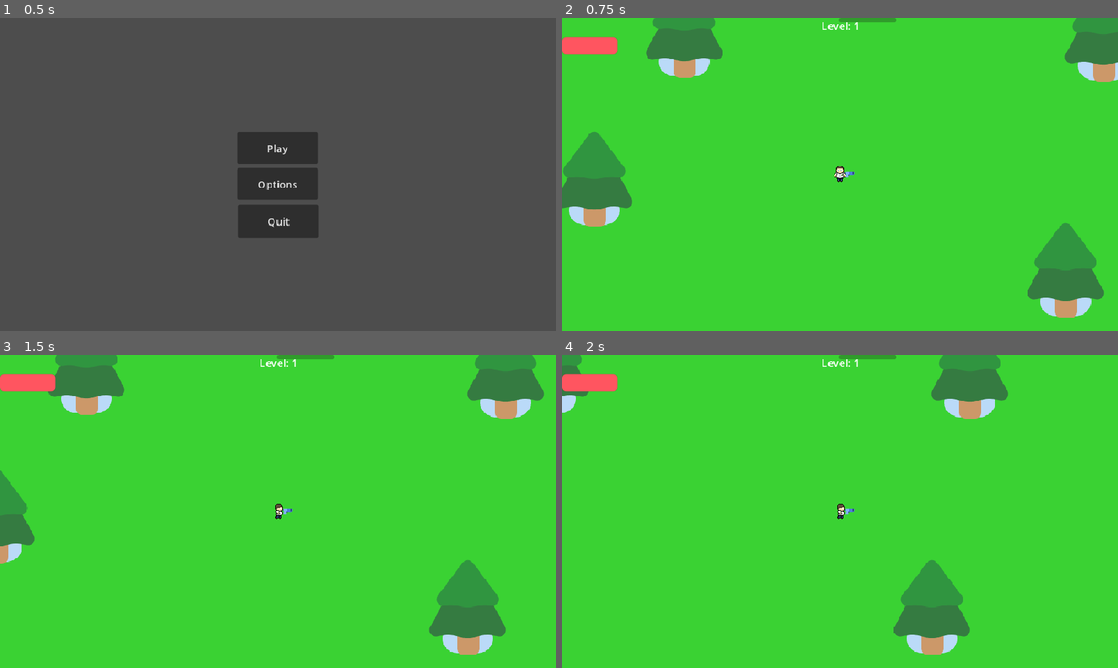
Above: before the commit, frames 1-4 (two rows, left to right).
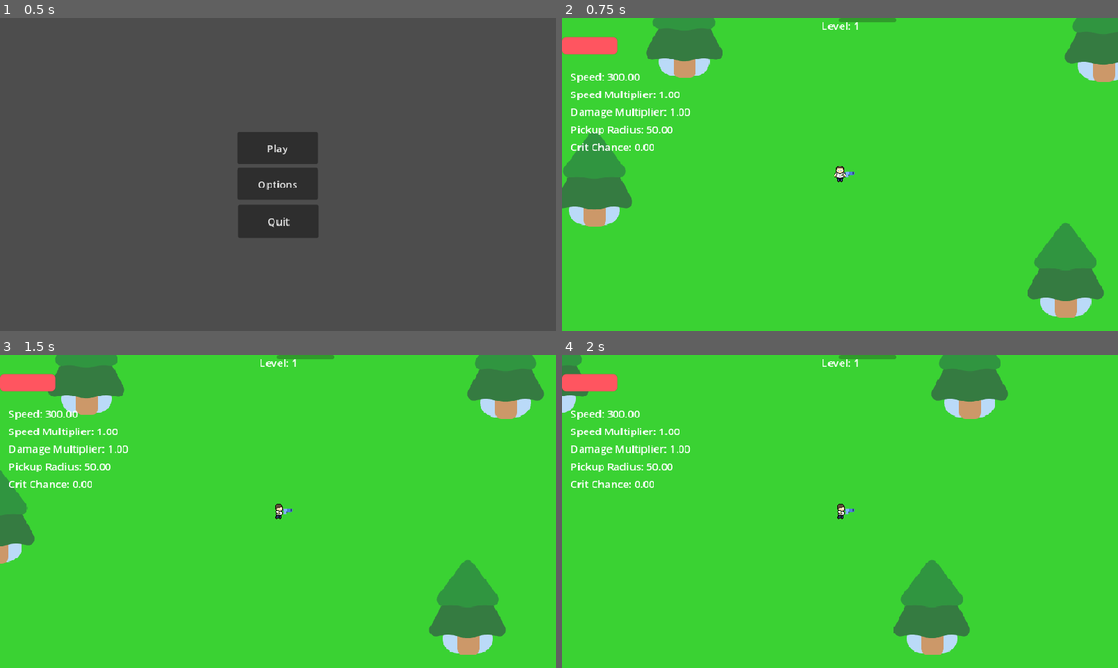
Above: after the commit, the same moments.

Repository: benz76428/labman-game-main
Game: Godot game, scene res://Main Menu/main_menu.tscn
The game is run twice, just before and just after one commit, with the same random seed, the same clock (stepped at 60 frames per second) and the same inputs. The engine's default icon, where the game draws it, is replaced by a stand-in: a white triangle on a blue panel in a dark square.
Inputs:
- Up to frame 1 (0.5 s): no input
- Up to frame 2 (0.75 s): click "Play" at 0.5 s
- Up to frame 3 (1.5 s): tap Enter at 1.25 s; hold D (walk_right) from 1.28 s (still down)
- Up to frame 4 (2 s): keep holding D (walk_right)

Frame 1 is identical in both runs. In frame 2, 1.0% of the frame differs, in the area x 1-24%, y 17-43%; in frame 3, 1.0%; in frame 4, 1.0%.

Commit message:
working with stat board

Diff:
--- a/Scenes/Mutation Picker/mutation_picker.gd
+++ b/Scenes/Mutation Picker/mutation_picker.gd
@@ -7,21 +7,27 @@
 # mutation picker inspector
 @export var possible_mutations: Array[Mutation]
 
+# --- NEW: We must tell the script to run when it spawns! ---
+func _ready():
+	# Make sure this UI can run while the game is paused!
+	process_mode = Node.PROCESS_MODE_ALWAYS
+	generate_choices()
+
 func generate_choices() -> void:
-
 	if not is_inside_tree(): await ready
-
 
 	for child in container.get_children():
 		child.queue_free()
-
 
 	if possible_mutations.is_empty():
 		print("ERROR: No mutations assigned in the inspector!")
 		return
 
+	var available = possible_mutations.duplicate()
 
-	var available = possible_mutations.duplicate()
+	# Optional: Filter out mutations that are already at max level
+	available = available.filter(func(mut): return mut.current_level < mut.max_level)
+
 	available.shuffle()
 
 	var num_choices = min(3, available.size())
@@ -30,8 +36,8 @@
 		var mutation_data = available[i]
 		var btn = Button.new()
 
-		# Set the text and size
-		btn.text = mutation_data.mutation_name + "\n\n" + mutation_data.description
+		# Set the text and size (Using the correct variable name!)
+		btn.text = mutation_data.mutation_name + "\n\n" + mutation_data.mutation_description
 		btn.custom_minimum_size = Vector2(200, 300)
 
 		# Connect the button click to our function, passing the specific mutation
@@ -44,9 +50,9 @@
 	# Find the player in the scene
 	var player = get_tree().get_first_node_in_group("player")
 	if player:
-		# Give the player the new DNA
-		player.inject_dna(mutation_data)
+		# Use our new universal apply method!
+		mutation_data.apply_mutation(player)
 
-	# Unpause the game and destroy the menu
+	# Unpause the game and destroy the picker
 	get_tree().paused = false
 	queue_free()
--- a/Scenes/Weapons/milk shooter/milk_nipples.gd
+++ b/Scenes/Weapons/milk shooter/milk_nipples.gd
@@ -2,7 +2,7 @@
 
 # Make sure this matches your marker node name (e.g., $Muzzle, $Marker2D, etc.)
 # If you have two muzzles (since it's plural!), let me know and we can make it shoot from both!
-@onready var muzzle = $Muzzle
+@onready var muzzle = $%ShootingPoint
 
 # This overrides the blank function in the base class!
 func shoot(target: Node2D):
--- a/Scenes/Weapons/milk shooter/milk_nipples.tscn
+++ b/Scenes/Weapons/milk shooter/milk_nipples.tscn
@@ -4,11 +4,11 @@
 [ext_resource type="PackedScene" uid="uid://bmvrkq7m8pkci" path="res://Scenes/Weapons/milk shooter/milk_projectile.tscn" id="2_5td8v"]
 
 [sub_resource type="CircleShape2D" id="CircleShape2D_dk5gl"]
-radius = 111.15755
+radius = 493.53925
 
 [node name="milk nipples" type="Area2D"]
 collision_layer = 0
-collision_mask = 3
+collision_mask = 2
 script = ExtResource("1_71743")
 projectile_scene = ExtResource("2_5td8v")
 fire_rate = 0.0
--- a/Scenes/Weapons/milk shooter/milk_nipples_dna.tres
+++ b/Scenes/Weapons/milk shooter/milk_nipples_dna.tres
@@ -1,6 +1,5 @@
-[gd_resource type="Resource" script_class="WeaponMutation" load_steps=4 format=3 uid="uid://d2yih0xomj1po"]
+[gd_resource type="Resource" script_class="WeaponMutation" load_steps=3 format=3 uid="uid://d2yih0xomj1po"]
 
-[ext_resource type="Texture2D" uid="uid://bmqbqtoh5aykd" path="res://icon.svg" id="1_l211o"]
 [ext_resource type="Script" path="res://Scenes/Weapons/weapon_mutation.gd" id="2_3hmu5"]
 [ext_resource type="PackedScene" uid="uid://b4twc7dkf5uvf" path="res://Scenes/Weapons/milk shooter/milk_nipples.tscn" id="3_5fh4d"]
 
@@ -8,6 +7,3 @@
 script = ExtResource("2_3hmu5")
 weapon_scene = ExtResource("3_5fh4d")
 mutation_name = "Calcium Cannons"
-description = "Shoot Milk"
-icon = ExtResource("1_l211o")
-mutation_type = 1
--- a/Scenes/ui/hud.gd
+++ b/Scenes/ui/hud.gd
@@ -1,36 +1,80 @@
 extends CanvasLayer
 
-@onready var xp_bar: ProgressBar = $Control/XPBar
-@onready var level_label: Label = $Control/LevelLabel
 @onready var health_bar = $Control/HealthBar
+@onready var xp_bar = $Control/XPBar
+@onready var level_label = $Control/LevelLabel
 
-func _ready() -> void:
-	# Wait one frame to guarantee the Player has spawned in
+# Just grab the empty container
+@onready var stat_container = $StatContainer
+
+var player: Player
+
+# We will store our dynamically generated labels here so we can update them later
+var stat_labels: Dictionary = {}
+
+func _ready():
 	await get_tree().process_frame
-
-	var player = get_tree().get_first_node_in_group("player")
+	player = get_tree().get_first_node_in_group("player") as Player
 
 	if player:
-		# --- XP & Level Setup ---
-		player.xp_changed.connect(_update_xp_bar)
-		player.level_changed.connect(_update_level_label)
+		player.health_changed.connect(_on_health_changed)
+		player.xp_changed.connect(_on_xp_changed)
+		player.level_changed.connect(_on_level_changed)
 
-		_update_xp_bar(player.current_xp, player.xp_to_next_level)
-		_update_level_label(player.level)
+		_on_health_changed(player.current_health, player.get_stat("max_health"))
+		_on_xp_changed(player.current_xp, player.xp_to_next_level)
+		_on_level_changed(player.level)
 
-		# --- Health Setup ---
-		player.health_changed.connect(update_health_bar)
-		update_health_bar(player.current_health, player.get_stat("max_health"))
-	else:
-		print("ERROR: HUD could not find the Player in the 'player' group!")
+		# --- BUILD THE UI DYNAMICALLY ---
+		_generate_stat_labels()
 
-func _update_xp_bar(current_val, max_val):
-	xp_bar.max_value = max_val
-	xp_bar.value = current_val
+func _generate_stat_labels():
+	if player.current_stats.is_empty():
+		return
 
-func _update_level_label(new_level):
-	level_label.text = "Level: " + str(new_level)
+	# Loop through every single stat in the player's dictionary!
+	for stat_name in player.current_stats.keys():
+		# Optional: Skip max_health since we already have a big visual health bar for it
+		if stat_name == "max_health":
+			continue
 
-func update_health_bar(current_health: float, max_health: float):
-	health_bar.max_value = max_health
-	health_bar.value = current_health
+		var new_label = Label.new()
+		stat_container.add_child(new_label)
+
+		# Store the label in our HUD dictionary using the stat_name as the key
+		stat_labels[stat_name] = new_label
+
+# --- THE LIVE TRACKER ---
+func _process(_delta):
+	if player and not player.current_stats.is_empty():
+
+		# Loop through the labels we generated and update their text
+		for stat_name in stat_labels.keys():
+			var label = stat_labels[stat_name]
+			var value = player.get_stat(stat_name)
+
+			# Make it look pretty: change "damage_multiplier" to "Damage Multiplier"
+			var display_name = stat_name.replace("_", " ").capitalize()
+
+			# Format floats (decimals) and ints (whole numbers) differently
+			if value is float:
+				label.text = "%s: %.2f" % [display_name, value]
+			else:
+				label.text = "%s: %d" % [display_name, value]
+
+
+# --- EXISTING SIGNAL RECEIVERS ---
+
+func _on_health_changed(current_health: float, max_health: float):
+	if health_bar:
+		health_bar.max_value = max_health
+		health_bar.value = current_health
+
+func _on_xp_changed(current_xp: int, max_xp: int):
+	if xp_bar:
+		xp_bar.max_value = max_xp
+		xp_bar.value = current_xp
+
+func _on_level_changed(new_level: int):
+	if level_label:
+		level_label.text = "Level: " + str(new_level)
--- a/Scenes/ui/hud.tscn
+++ b/Scenes/ui/hud.tscn
@@ -52,8 +52,8 @@
 value = 100.0
 show_percentage = false
 
-[node name="VBoxContainer" type="VBoxContainer" parent="."]
-offset_left = 804.0
-offset_top = 5.0
-offset_right = 844.0
-offset_bottom = 45.0
+[node name="StatContainer" type="VBoxContainer" parent="."]
+offset_left = 13.0
+offset_top = 78.0
+offset_right = 144.0
+offset_bottom = 196.0
--- a/Scripts/Mutations/damage increase/combat_stim_dna.tres
+++ b/Scripts/Mutations/damage increase/combat_stim_dna.tres
@@ -6,4 +6,5 @@
 script = ExtResource("1_ovlip")
 mutation_name = "Combat Stimulant"
 mutation_description = "Increase Damage Dealt"
+base_value = 2.0
 metadata/_custom_type_script = "uid://bpuiyvxx3aamk"
--- a/Scripts/Mutations/fast feet/fast_feet_dna.tres
+++ b/Scripts/Mutations/fast feet/fast_feet_dna.tres
@@ -6,5 +6,5 @@
 script = ExtResource("1_oiisj")
 mutation_name = "Fast Feet"
 target_stat = "10"
-base_value = 0.5
+base_value = 1.0
 metadata/_custom_type_script = "uid://bvwqqlsucxuuc"
--- a/Scripts/Mutations/health upgrade/minor_health_dna.tres
+++ b/Scripts/Mutations/health upgrade/minor_health_dna.tres
@@ -7,3 +7,4 @@
 health_increase = 5000
 mutation_name = "Thick Hide"
 target_stat = "10"
+base_value = 100.0
